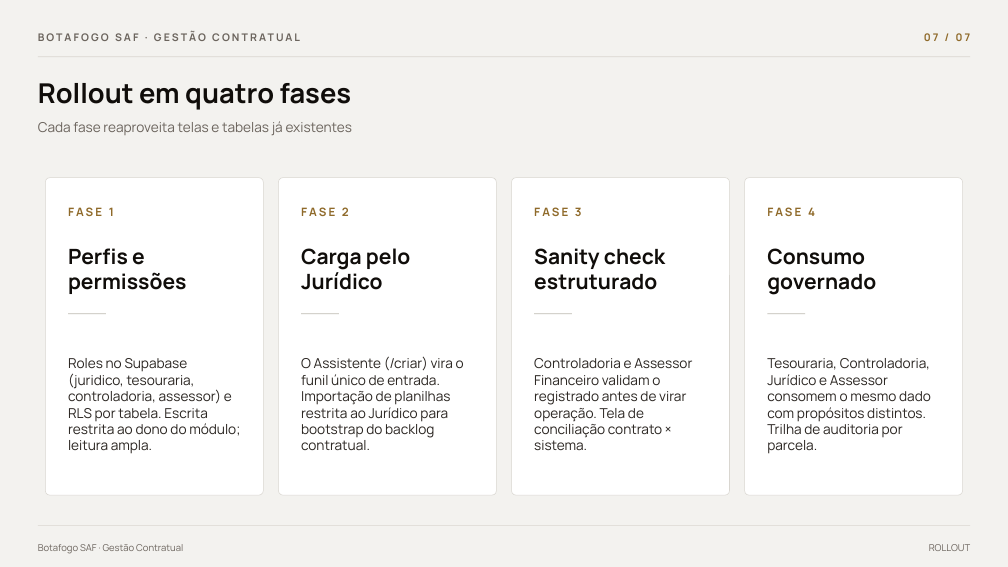
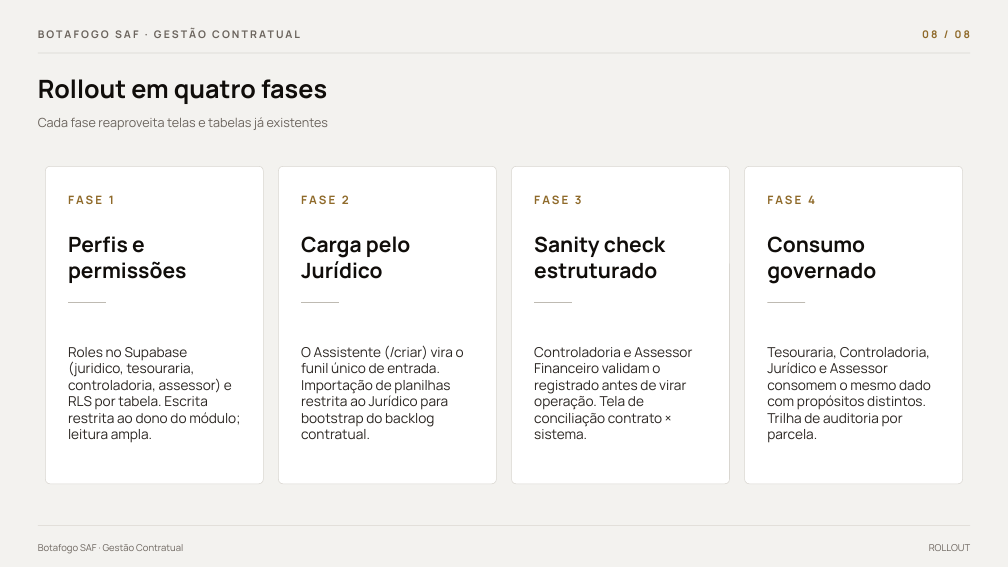
Before and after one commit to thiagoalmeidasafbfr/Glorioso-Contract, a slide deck: slide 8 of fluxo-input-glorioso.pptx (slide 7 before the commit). Drawn at 1008x567 pixels with LibreOffice and Linux fonts; fonts in the diff are those of the drawing. Boxes give left, top, right and bottom in pixels: in the first picture for what was removed or moved away, otherwise in the second. Text is boxed around its words. In the diff, an @@ line names an element or a change of style, - is before the commit and + after.

```diff
--- a/fluxo-input-glorioso.pptx
+++ b/fluxo-input-glorioso.pptx
@@ text "BOTAFOGO SAF · GESTÃO CONTRATUAL": place and size @@
-text "BOTAFOGO SAF · GESTÃO CONTRATUAL" at (38, 26, 643, 49)
+text "BOTAFOGO SAF · GESTÃO CONTRATUAL" at (38, 23, 643, 45)
@@ line moved from (38, 57) - (970, 57) to (38, 53) - (970, 53) @@
@@ text at (922, 30, 970, 38): text changed @@
-07 / 07
+08 / 08
@@ text "Rollout em quatro fases" at (38, 79, 327, 104): size 26 to 24 pt @@
@@ text "Cada fase reaproveita telas e ..." at (38, 117, 328, 130): size 13 to 12 pt @@
@@ 12 texts, 4 rounded rectangles, 4 lines: place and size @@
-12 texts, 4 rounded rectangles, 4 lines at (45, 178, 963, 495)
+12 texts, 4 rounded rectangles, 4 lines at (45, 166, 963, 484)
```
Also in this commit, not shown: 6 other slides changed, 1 slide added.
